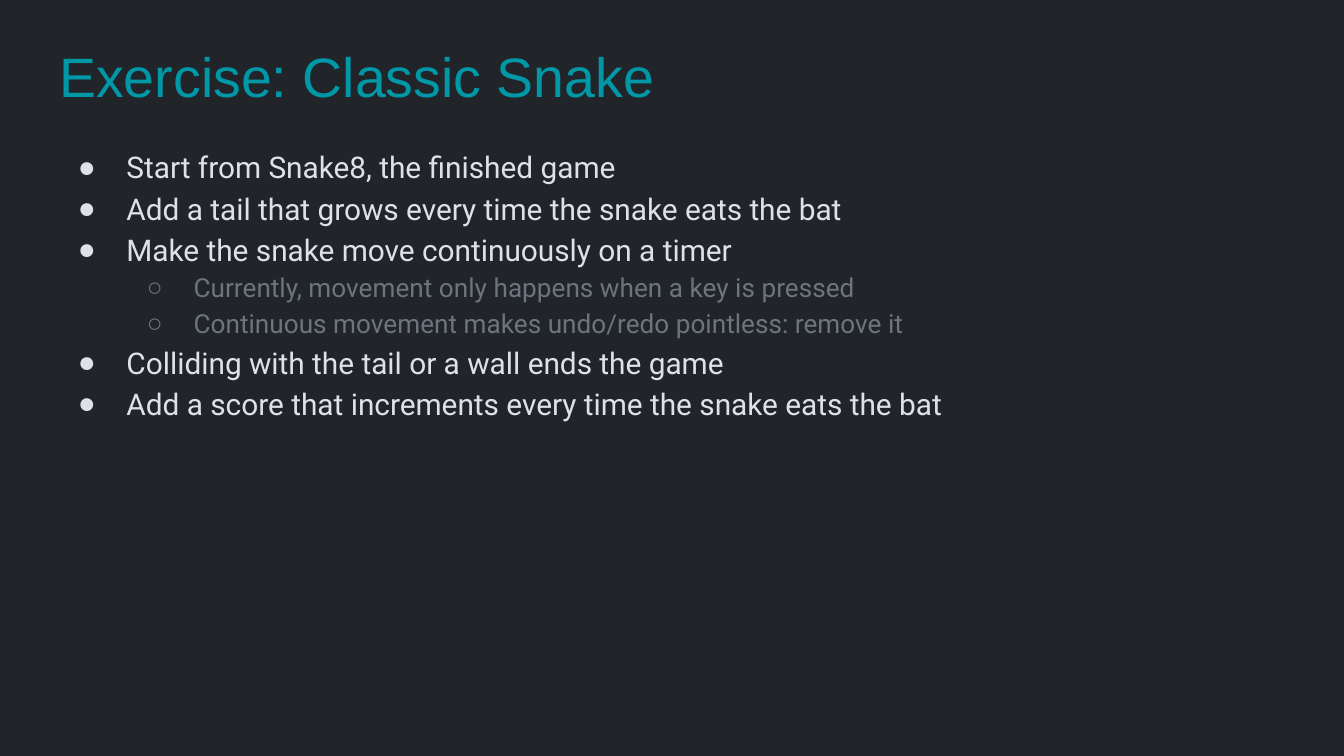
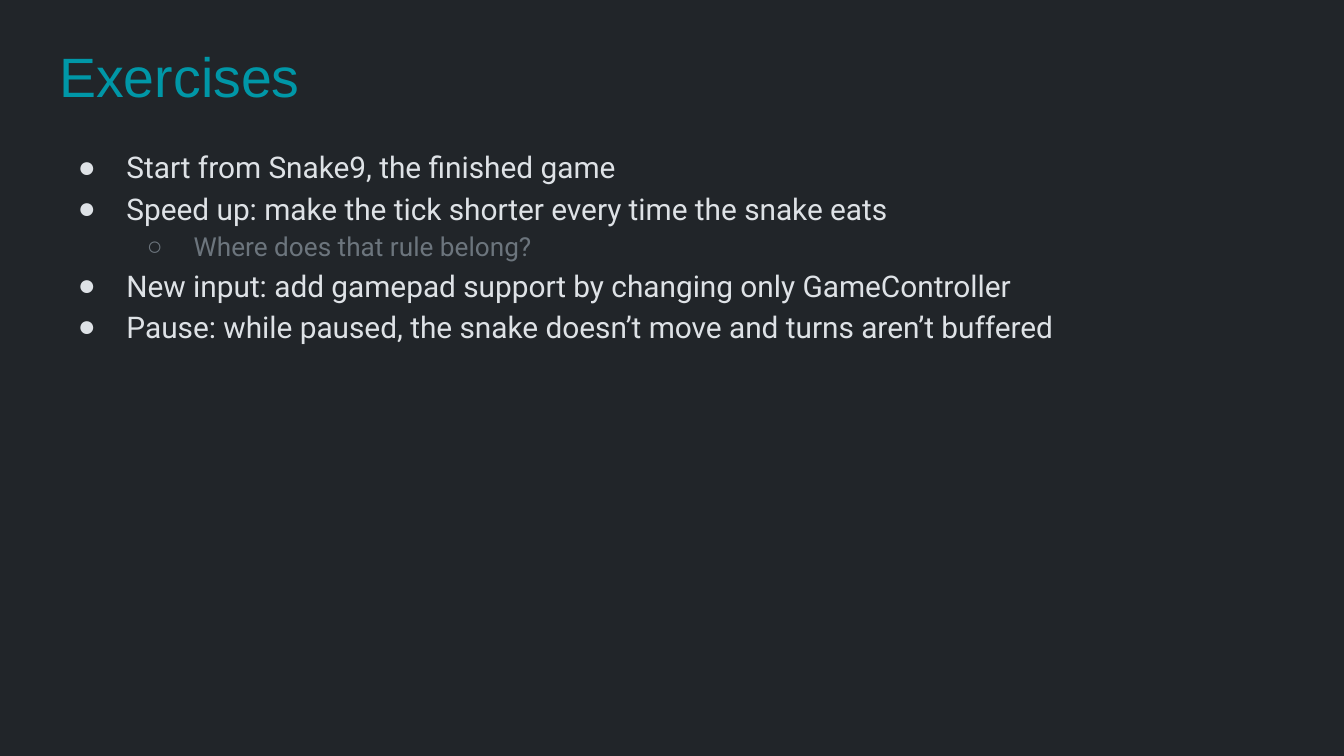
Before and after one commit to Metamate/gar, a slide deck: slide 31 of slides/03 Snake.pptx (slide 38 before the commit). Drawn at 1344x756 pixels with LibreOffice and Linux fonts; fonts in the diff are those of the drawing. Boxes give left, top, right and bottom in pixels: in the first picture for what was removed or moved away, otherwise in the second. Text is boxed around its words. In the diff, an @@ line names an element or a change of style, - is before the commit and + after.

```diff
--- a/slides/03 Snake.pptx
+++ b/slides/03 Snake.pptx
@@ title at box(59, 57, 299, 98): text changed @@
-Exercise: Classic Snake
+Exercises
@@ text at box(126, 155, 1053, 344): text changed @@
-● Start from Snake8, the finished game
-● Add a tail that grows every time the snake eats the bat
-● Make the snake move continuously on a timer
-  ○ Currently, movement only happens when a key is pressed
-  ○ Continuous movement makes undo/redo pointless: remove it
-● Colliding with the tail or a wall ends the game
-● Add a score that increments every time the snake eats the bat
+● Start from Snake9, the finished game
+● Speed up: make the tick shorter every time the snake eats
+  ○ Where does that rule belong?
+● New input: add gamepad support by changing only GameController
+● Pause: while paused, the snake doesn’t move and turns aren’t buffered
```
Also in this commit, not shown: 9 other slides changed, 4 slides added, 11 slides removed, 2 other files.
